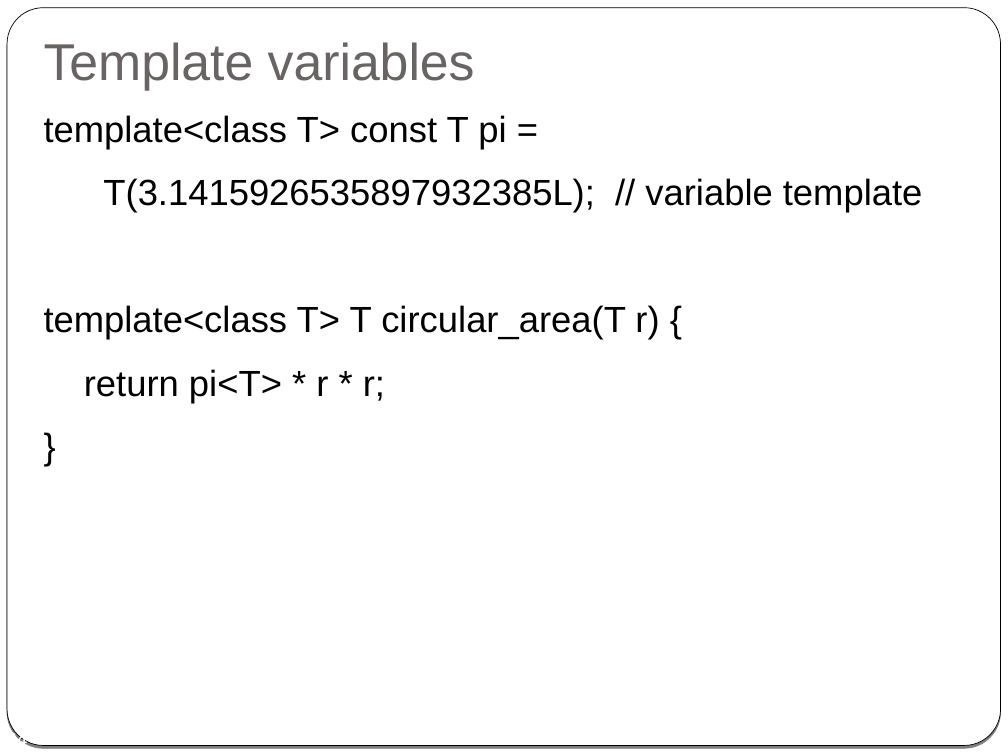
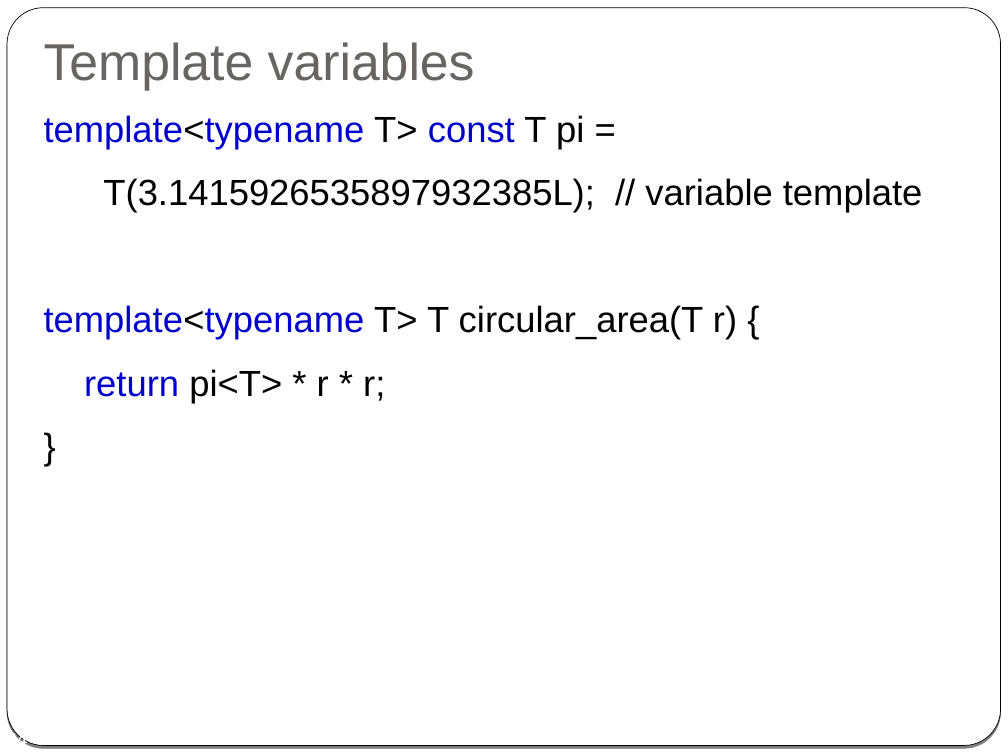
Before and after one commit to cpp-at-ariel/cpp-5778, a slide deck: slide 34 of week08-templates/slides.odp. Drawn at 1008x756 pixels with LibreOffice and Linux fonts; fonts in the diff are those of the drawing. Boxes give left, top, right and bottom in pixels: in the first picture for what was removed or moved away, otherwise in the second. Text is boxed around its words. In the diff, an @@ line names an element or a change of style, - is before the commit and + after.

```diff
--- a/week08-templates/slides.odp
+++ b/week08-templates/slides.odp
@@ text at (44,115,584,149): text changed; text colour #000000 to #0000CC @@
-template<class T> const T pi =
+template<typename T> const T pi =
@@ text at (44,305,737,340): text changed @@
-template<class T> T circular_area(T r) {
+template<typename T> T circular_area(T r) {
@@ text at (84,369,385,403): text colour #000000 to #0000CC in "return" @@
```
Also in this commit, not shown: 1 other slide changed, 12 other files.
